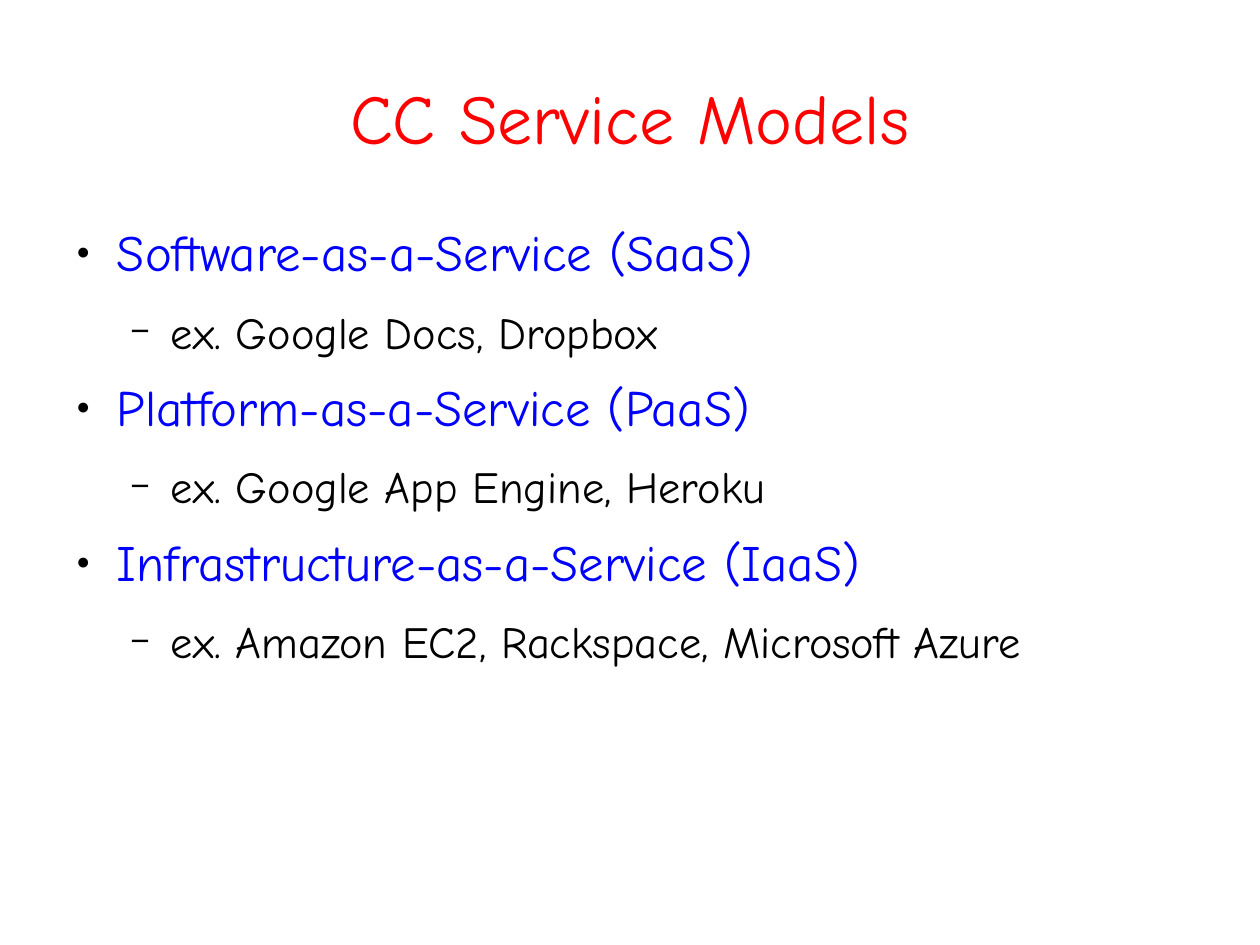
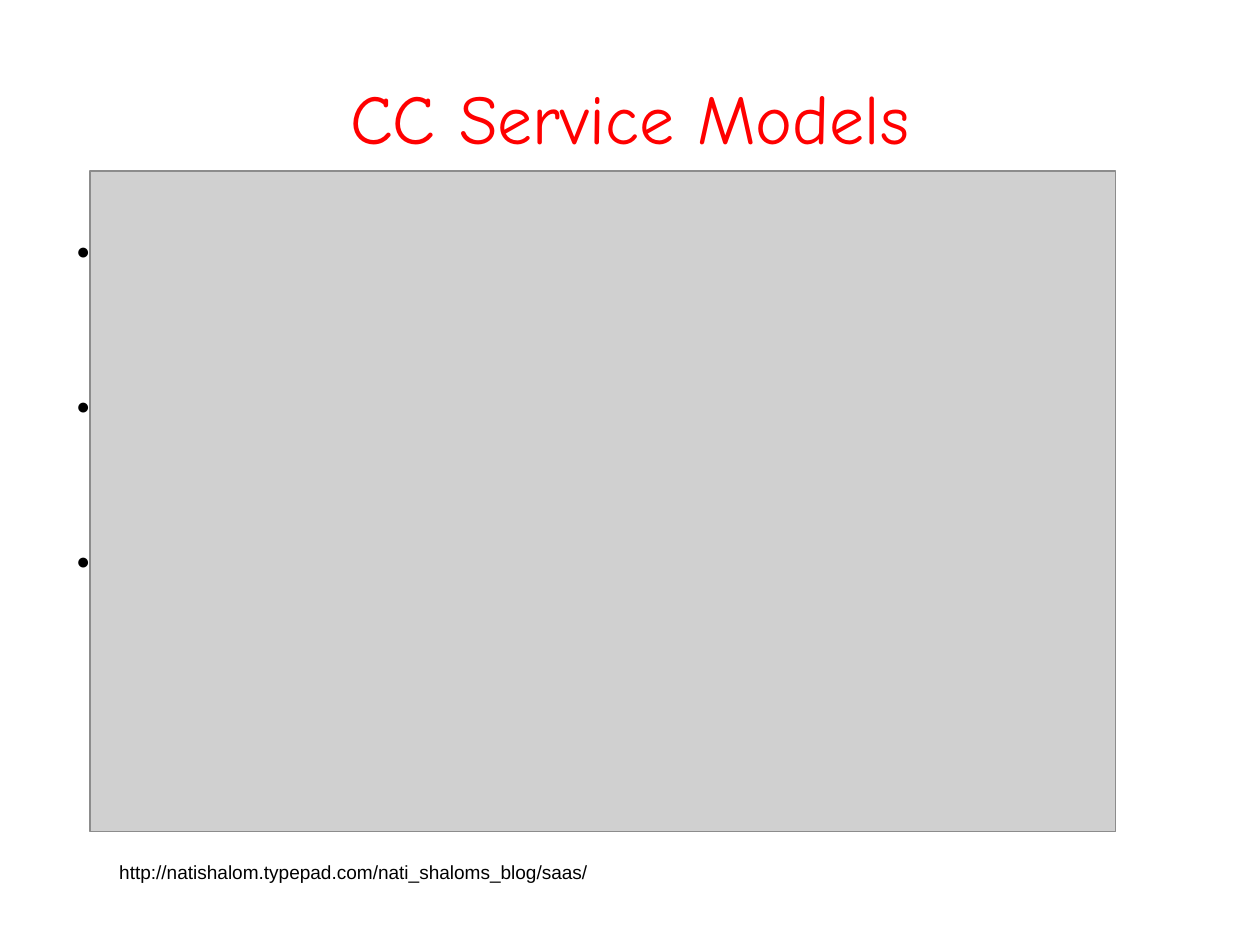
Before and after one commit to aanovelo/cmsc-137-ab5l-project, a slide deck: slide 4 of jach-phd/seminars/CMSC399-2-slides.odp. Drawn at 1260x945 pixels with LibreOffice and Linux fonts; fonts in the diff are those of the drawing; grey boxes stand for pictures. Boxes give left, top, right and bottom in pixels: in the first picture for what was removed or moved away, otherwise in the second. Text is boxed around its words. In the diff, an @@ line names an element or a change of style, - is before the commit and + after.

Commit message:
edits

```diff
--- a/jach-phd/seminars/CMSC399-2-slides.odp
+++ b/jach-phd/seminars/CMSC399-2-slides.odp
@@ picture added at (90, 172, 1117, 832) @@
@@ text removed at (117, 231, 1021, 667) @@
-● Software-as-a-Service (SaaS)
-  − ex. Google Docs, Dropbox
-● Platform-as-a-Service (PaaS)
-  − ex. Google App Engine, Heroku
-● Infrastructure-as-a-Service (IaaS)
-  − ex. Amazon EC2, Rackspace, Microsoft Azure
@@ text added at (119, 865, 587, 883), 12 pt, text #000000 @@
+http://natishalom.typepad.com/nati_shaloms_blog/saas/
```
Also in this commit, not shown: 2 other slides changed, 1 slide added.
